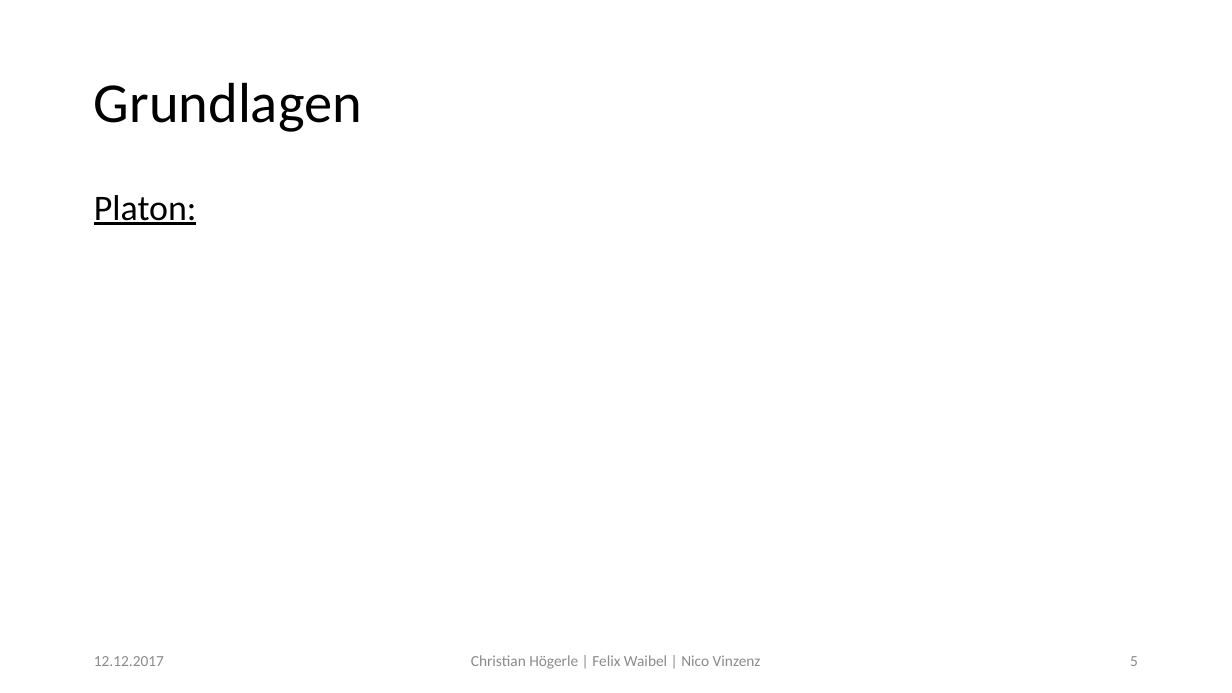
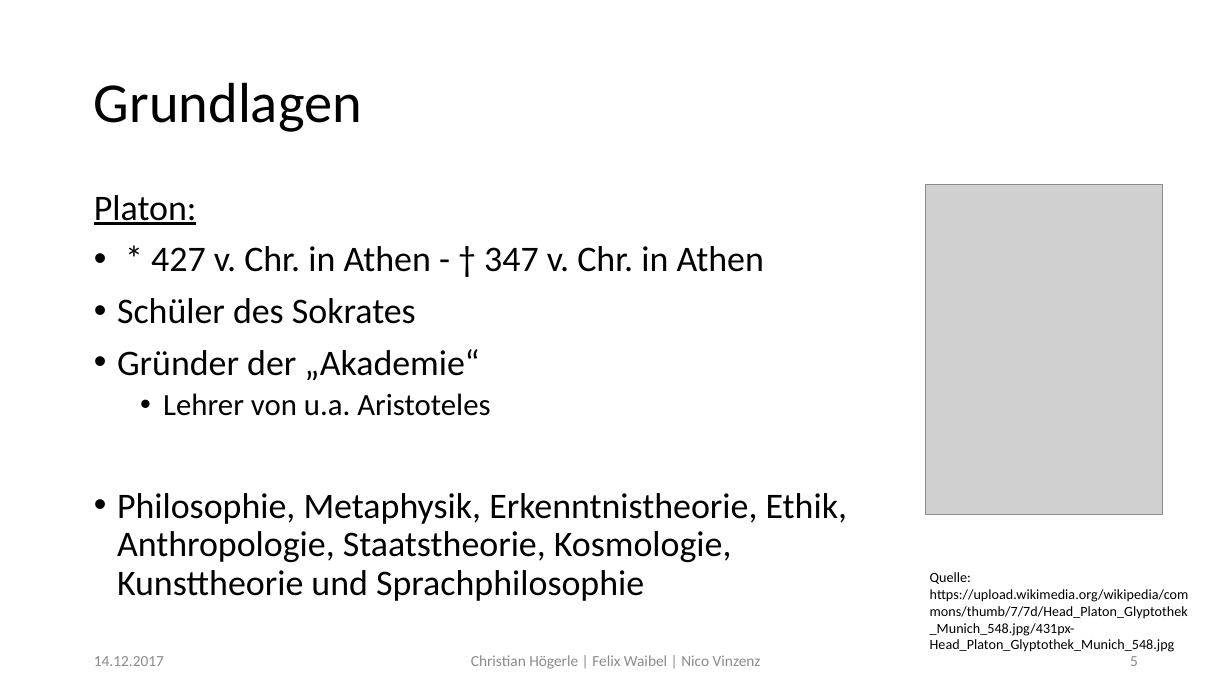
Before and after one commit to Fewa93/Berufsethik, a slide deck: slide 5 of Präsentation/Berufsethik.pptx. Drawn at 1232x693 pixels with LibreOffice and Linux fonts; fonts in the diff are those of the drawing; grey boxes stand for pictures. Boxes give left, top, right and bottom in pixels: in the first picture for what was removed or moved away, otherwise in the second. Text is boxed around its words. In the diff, an @@ line names an element or a change of style, - is before the commit and + after.

Commit message:
Grundlagen Platon

```diff
--- a/Präsentation/Berufsethik.pptx
+++ b/Präsentation/Berufsethik.pptx
@@ picture added at (925,185,1163,515) @@
@@ text at (117,246,847,601): paragraphs added @@
+• * 427 v. Chr. in Athen - † 347 v. Chr. in Athen
+• Schüler des Sokrates
+• Gründer der „Akademie“
+  • Lehrer von u.a. Aristoteles
+• Philosophie, Metaphysik, Erkenntnistheorie, Ethik, Anthropologie, Staatstheorie, Kosmologie, Kunsttheorie und Sprachphilosophie
@@ text added at (930,572,1189,652), 11 pt, text #000000 @@
+Quelle: https://upload.wikimedia.org/wikipedia/commons/thumb/7/7d/Head_Platon_Glyptothek_Munich_548.jpg/431px-Head_Platon_Glyptothek_Munich_548.jpg
@@ text at (94,656,164,666): text changed @@
-12.12.2017
+14.12.2017
```
Also in this commit, not shown: 22 other slides changed, 1 other file.
